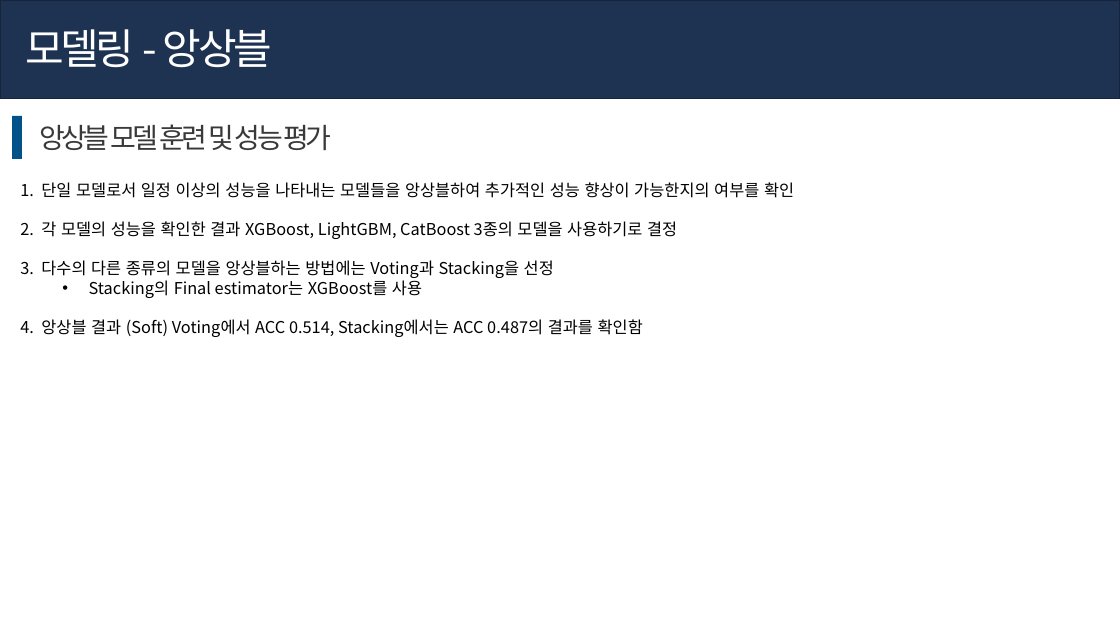
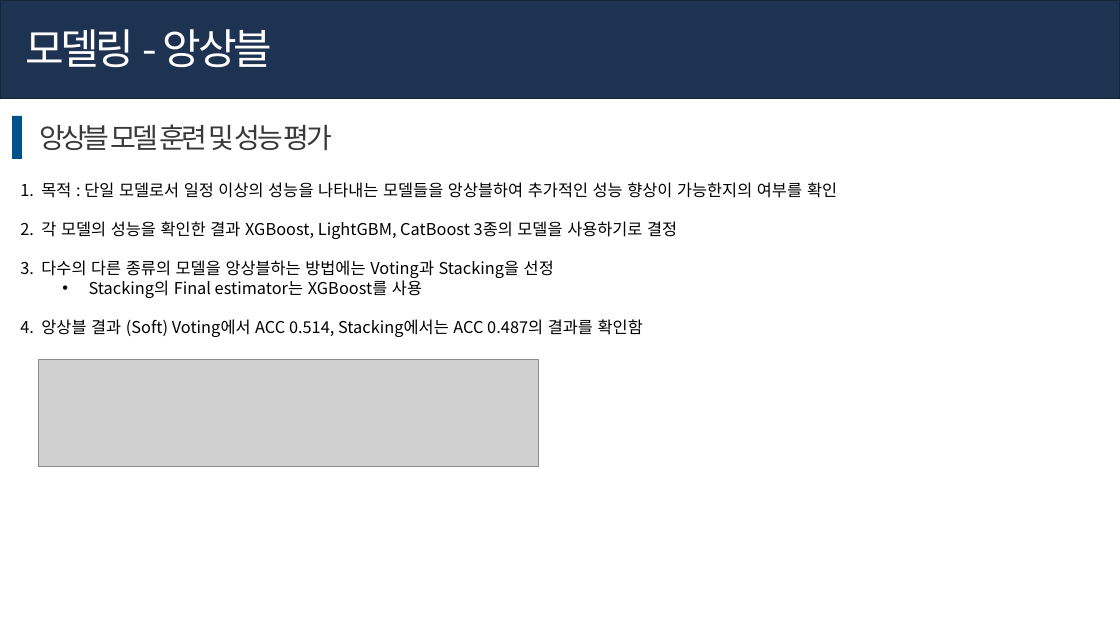
Before and after one commit to hyk2202/mega_final_project, a slide deck: slide 16 of ppt_김한열.pptx (slide 11 before the commit). Drawn at 1120x630 pixels with LibreOffice and Linux fonts; fonts in the diff are those of the drawing; grey boxes stand for pictures. Boxes give left, top, right and bottom in pixels: in the first picture for what was removed or moved away, otherwise in the second. Text is boxed around its words. In the diff, an @@ line names an element or a change of style, - is before the commit and + after.

```diff
--- a/ppt_김한열.pptx
+++ b/ppt_김한열.pptx
@@ text at (41,182,837,198): text changed @@
-1. 단일 모델로서 일정 이상의 성능을 나타내는 모델들을 앙상블하여 추가적인 성능 향상이 가능한지의 여부를 확인
+1. 목적 : 단일 모델로서 일정 이상의 성능을 나타내는 모델들을 앙상블하여 추가적인 성능 향상이 가능한지의 여부를 확인
@@ picture added at (38,360,539,466) @@
```
Also in this commit, not shown: 7 other slides changed, 8 slides added, 9 other files.
